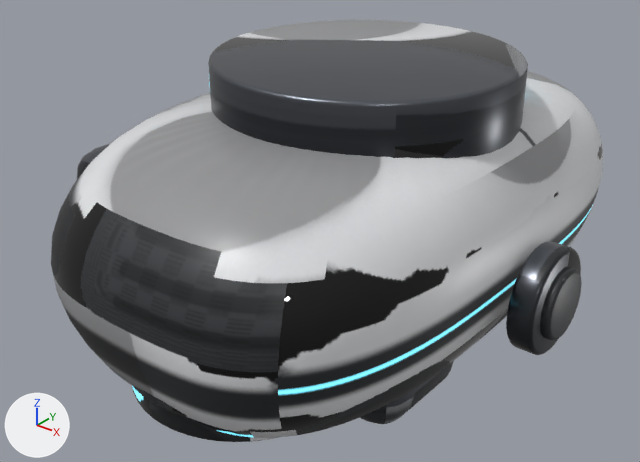
Renders of the glTF model src/my_robot_description/meshes/legs/glb/pelvis.glb from each side of a commit.
Rendered twice from a 50 mm camera at (0.227, -0.317, 0.191) aimed at (-0.018, -0.011, 0.002). The lights are fixed; the arrows at lower left show +X, +Y and +Z. The picture after the commit comes second. Vertices at exactly the same position are counted once.

Objects in the first picture: 'pelvis'.
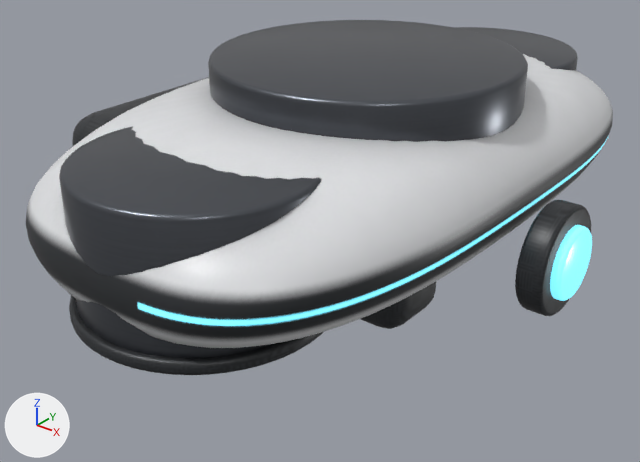
Diff of the bpy script that builds the scene:
```diff
--- a/src/my_robot_description/meshes/legs/glb/pelvis.glb.py
+++ b/src/my_robot_description/meshes/legs/glb/pelvis.glb.py
@@ me_pelvis @@
 # used by ob_pelvis; location = (0.0, 0.0, 0.0)
-me_pelvis.from_pydata(...)  # 7210 vertices, 14360 faces; spans x -0.117..0.106, y -0.146..0.146, z -0.085..0.09
+me_pelvis.from_pydata(...)  # 7210 vertices, 14360 faces; spans x -0.117..0.108, y -0.158..0.158, z -0.037..0.09
+# me_pelvis part 1: the loose piece of 384 vertices spanning x -0.052..0.052, y -0.137..-0.033, z -0.021..-0.015 is moved by (0.0, -0.02, 0.033)
+# me_pelvis part 2: the loose piece of 152 vertices spanning x -0.116..-0.071, y -0.085..0.085, z -0.033..0.043 is scaled about its middle by (1, 1, 0.919), then moved by (0.0, 0.0, 0.02)
+# me_pelvis part 3: the loose piece of 384 vertices spanning x 0.09..0.102, y -0.024..0.024, z -0.024..0.024 is moved by (0.002, 0.0, 0.02)
+# me_pelvis part 4: the loose piece of 384 vertices spanning x 0.094..0.106, y -0.016..0.016, z -0.016..0.016 is moved by (0.002, 0.0, 0.02)
+# me_pelvis part 5: 4570 of 7210 vertices moved; they spanned x -0.096..0.086, y -0.146..0.146, z -0.085..0.072 and now span x -0.095..0.085, y -0.156..0.156, z -0.037..0.078; mean shift (0.0, 0.0, 0.036); largest move (0.0, 0.133, -0.019) -> (0.0, 0.154, 0.072)
+# me_pelvis part 6: texture (UV) coordinates of 14360 of 14360 faces, centred in x -0.117..0.106, y -0.146..0.146, z -0.085..0.09, changed; they spanned u 0.0..1.0, v 0.0..0.96 and now span u 0.0..1.0, v 0.0..0.98
+# other edits to the shape of me_pelvis do not show in these pictures
 me_pelvis.materials.append(mat_pelvis_mat)
```

Where the change shows, as pixel boxes [x1, y1, x2, y2] in the pictures (640 x 462 px; the box of a moved part takes in the faces that stretch with it):
'pelvis', reshaped, surface changed (6% wider, 16% shorter): before [51, 20, 603, 442]; after [26, 20, 613, 375]
part 1 of me_pelvis, moved or reshaped: before [133, 386, 187, 416]; after [69, 295, 323, 375]
part 2 of me_pelvis, moved or reshaped: before [77, 143, 111, 179]; after [72, 77, 209, 146]
part 3 of me_pelvis, moved or reshaped: before [506, 241, 581, 355]; after [515, 200, 591, 316]
part 4 of me_pelvis, moved or reshaped: before [540, 266, 582, 340]; after [550, 225, 592, 301]
part 5 of me_pelvis, moved or reshaped: before [51, 71, 603, 442]; after [26, 27, 613, 358]
part 6 of me_pelvis, surface changed: before [51, 20, 603, 442]; after [26, 20, 613, 375]
